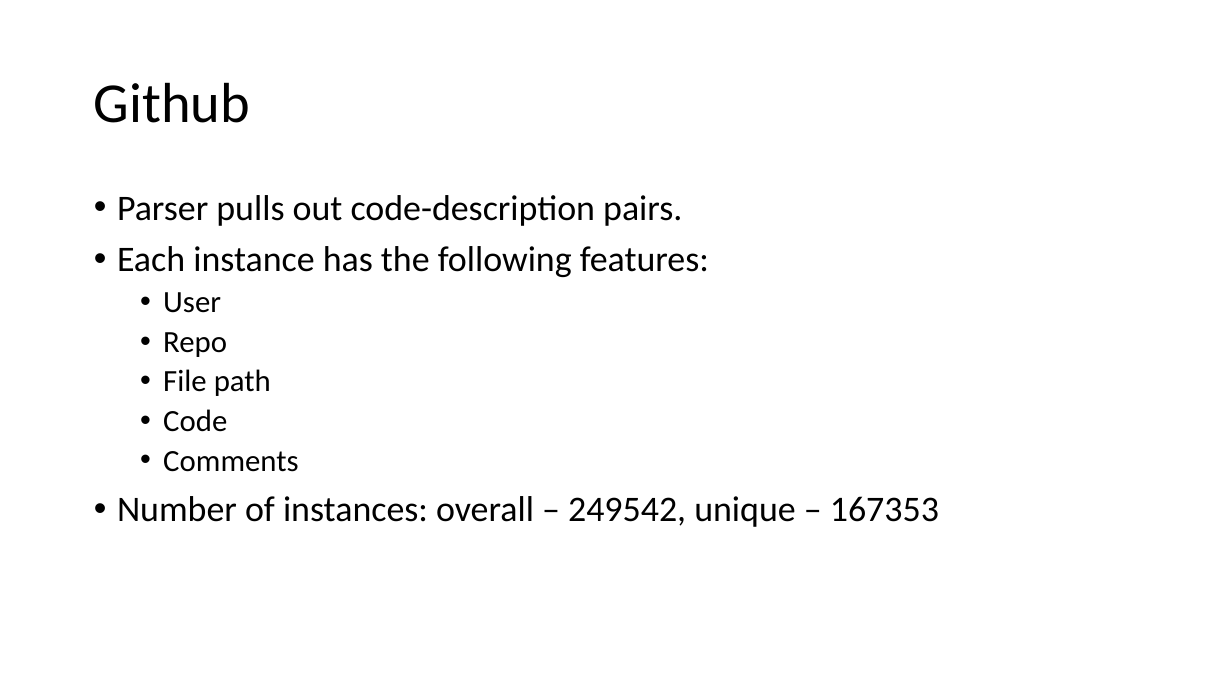
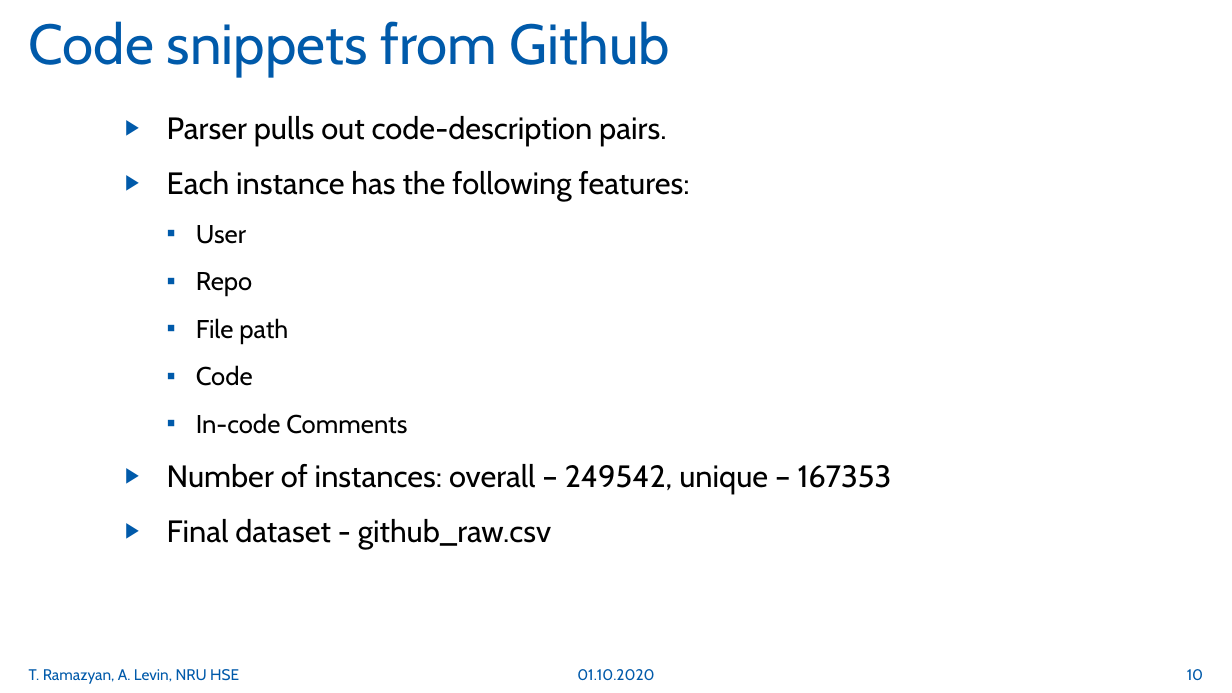
Before and after one commit to whatevernevermindbro/source_code_classification, a slide deck: slide 10 of nl2ml.pptx (slide 5 before the commit). Drawn at 1232x693 pixels with LibreOffice and Linux fonts; fonts in the diff are those of the drawing. Boxes give left, top, right and bottom in pixels: in the first picture for what was removed or moved away, otherwise in the second. Text is boxed around its words. In the diff, an @@ line names an element or a change of style, - is before the commit and + after.

```diff
--- a/nl2ml.pptx
+++ b/nl2ml.pptx
@@ title at (29, 21, 670, 77): text changed; font Calibri to Cabin; text colour #000000 to #005AAA @@
-Github
+Code snippets from Github
@@ text "Parser pulls out code-description pairs.": place and size @@
-text "Parser pulls out code-description pairs." at (117, 195, 939, 527)
+text "Parser pulls out code-description pairs." at (167, 116, 892, 549)
@@ text at (167, 116, 892, 494): size 28 to 24 pt in "Parser pulls out code-description pairs.", "Each instance has the following features:", "Number of instances: overall – 249542, unique ..."; font Calibri to Cabin in "Parser pulls out code-description pairs.", "Each instance has the following features:", "User", "Repo" and 3 more places; size 24 to 20 pt in "User", "Repo", "File path", "Code"; bullet • to ▶; line spacing 0.9 to 1.25; less space between paragraphs; bullet • to ▪; more space between paragraphs @@
@@ text at (196, 413, 407, 434): text changed; size 24 to 20 pt; font Calibri to Cabin @@
-  • Comments
+  ▪ In-code Comments
@@ text at (167, 519, 552, 549): paragraph added @@
+▶ Final dataset - github_raw.csv
@@ text added at (29, 669, 239, 684), 12 pt, text #005AAA @@
+T. Ramazyan, A. Levin, NRU HSE
@@ text added at (577, 669, 654, 680), 12 pt, text #005AAA @@
+01.10.2020
@@ page number added at (1187, 669, 1203, 680), 12 pt, text #005AAA @@
+10
```
Also in this commit, not shown: 3 other slides changed, 18 slides added, 4 slides removed.
